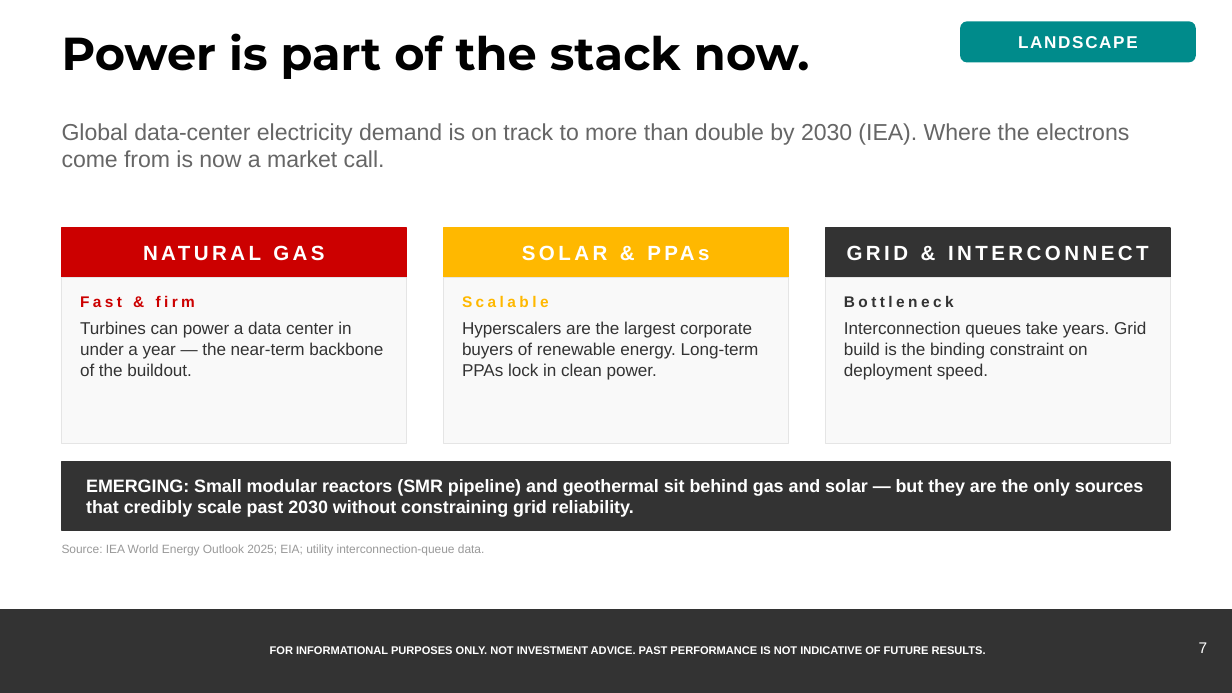
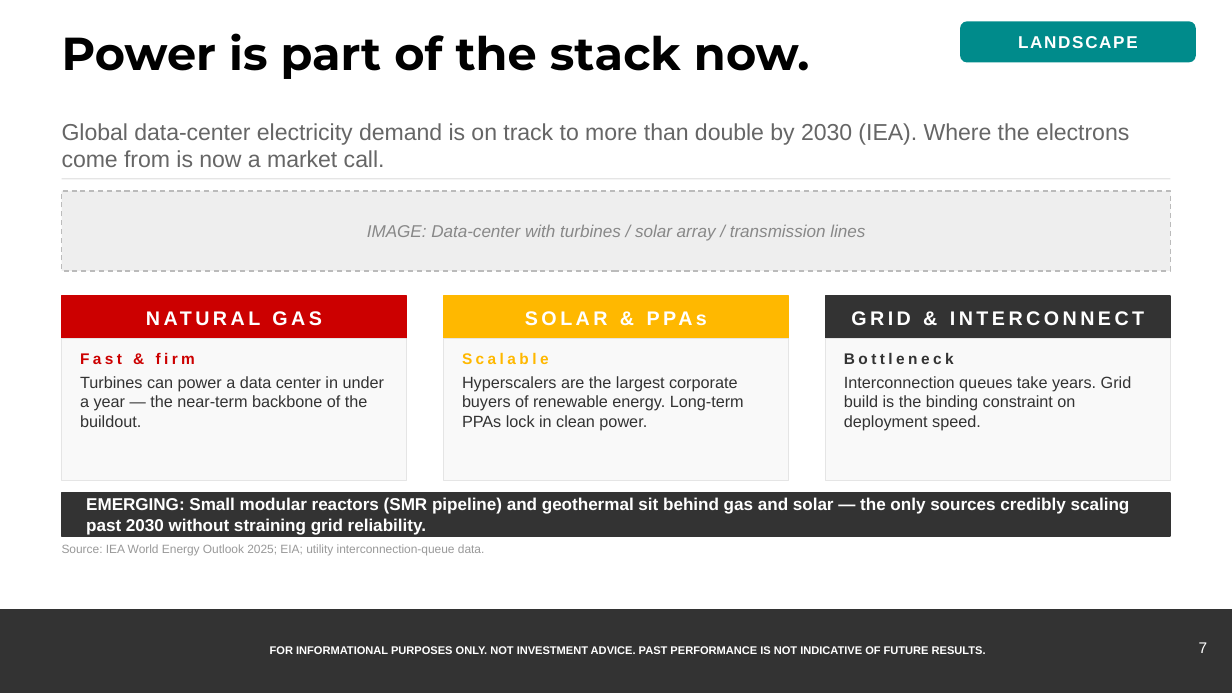
Before and after one commit to samuelcmcclellan-cell/ai-markets-deck, a slide deck: slide 7 of ai-markets-deck.pptx. Drawn at 1232x693 pixels with LibreOffice and Linux fonts; fonts in the diff are those of the drawing. Boxes give left, top, right and bottom in pixels: in the first picture for what was removed or moved away, otherwise in the second. Text is boxed around its words. In the diff, an @@ line names an element or a change of style, - is before the commit and + after.

```diff
--- a/ai-markets-deck.pptx
+++ b/ai-markets-deck.pptx
@@ line added from (62, 179) to (1170, 179), #E5E5E5 0.75 pt @@
@@ rectangle added at [62,191,1170,271], fill #EEEEEE, outline #BBBBBB 0.75 pt dashed @@
@@ text added at [367,224,865,241], 10 pt, text #888888, italic @@
+IMAGE: Data-center with turbines / solar array / transmission lines
@@ text "NATURAL GAS": place and size @@
-text "NATURAL GAS" at [62,228,407,277]
+text "NATURAL GAS" at [62,296,407,339]
@@ rectangle: place and size @@
-rectangle at [62,228,407,277]
+rectangle at [62,296,407,339]
@@ text "SOLAR & PPAs": place and size @@
-text "SOLAR & PPAs" at [444,228,788,277]
+text "SOLAR & PPAs" at [444,296,788,339]
@@ rectangle: place and size @@
-rectangle at [444,228,788,277]
+rectangle at [444,296,788,339]
@@ size 12 to 11.5 pt in 3 elements at [62,296,407,339], [444,296,788,339], [851,311,1144,325] @@
@@ text "GRID & INTERCONNECT": place and size @@
-text "GRID & INTERCONNECT" at [847,245,1149,260]
+text "GRID & INTERCONNECT" at [851,311,1144,325]
@@ rectangle: place and size @@
-rectangle at [825,228,1170,277]
+rectangle at [825,296,1170,339]
@@ rectangle: place and size @@
-rectangle at [62,277,407,444]
+rectangle at [62,339,407,480]
@@ text "Fast & firm": place and size @@
-text "Fast & firm" at [80,295,195,307]
+text "Fast & firm" at [80,352,195,364]
@@ rectangle: place and size @@
-rectangle at [444,277,788,444]
+rectangle at [444,339,788,480]
@@ text "Scalable": place and size @@
-text "Scalable" at [462,295,549,307]
+text "Scalable" at [462,352,549,364]
@@ rectangle: place and size @@
-rectangle at [825,277,1170,444]
+rectangle at [825,339,1170,480]
@@ text "Bottleneck": place and size @@
-text "Bottleneck" at [844,296,954,307]
+text "Bottleneck" at [844,353,954,364]
@@ text "Turbines can power a data ...": place and size @@
-text "Turbines can power a data ..." at [80,321,383,376]
+text "Turbines can power a data ..." at [80,376,384,427]
@@ text "Hyperscalers are the largest corporate ...": place and size @@
-text "Hyperscalers are the largest corporate ..." at [462,321,759,380]
+text "Hyperscalers are the largest corporate ..." at [462,376,744,431]
@@ size 10 to 9.5 pt in 3 elements at [80,376,384,427], [462,376,744,431], [844,376,1132,431] @@
@@ text "Interconnection queues take years. Grid ...": place and size @@
-text "Interconnection queues take years. Grid ..." at [844,321,1146,380]
+text "Interconnection queues take years. Grid ..." at [844,376,1132,431]
@@ rectangle: place and size @@
-rectangle at [62,462,1170,530]
+rectangle at [62,493,1170,536]
@@ text at [86,497,1130,535]: text changed; size 10.5 to 10 pt @@
-EMERGING: Small modular reactors (SMR pipeline) and geothermal sit behind gas and solar — but they are the only sources that credibly scale past 2030 without constraining grid reliability.
+EMERGING: Small modular reactors (SMR pipeline) and geothermal sit behind gas and solar — the only sources credibly scaling past 2030 without straining grid reliability.
```
Also in this commit, not shown: 20 other slides changed, 23 other files.
